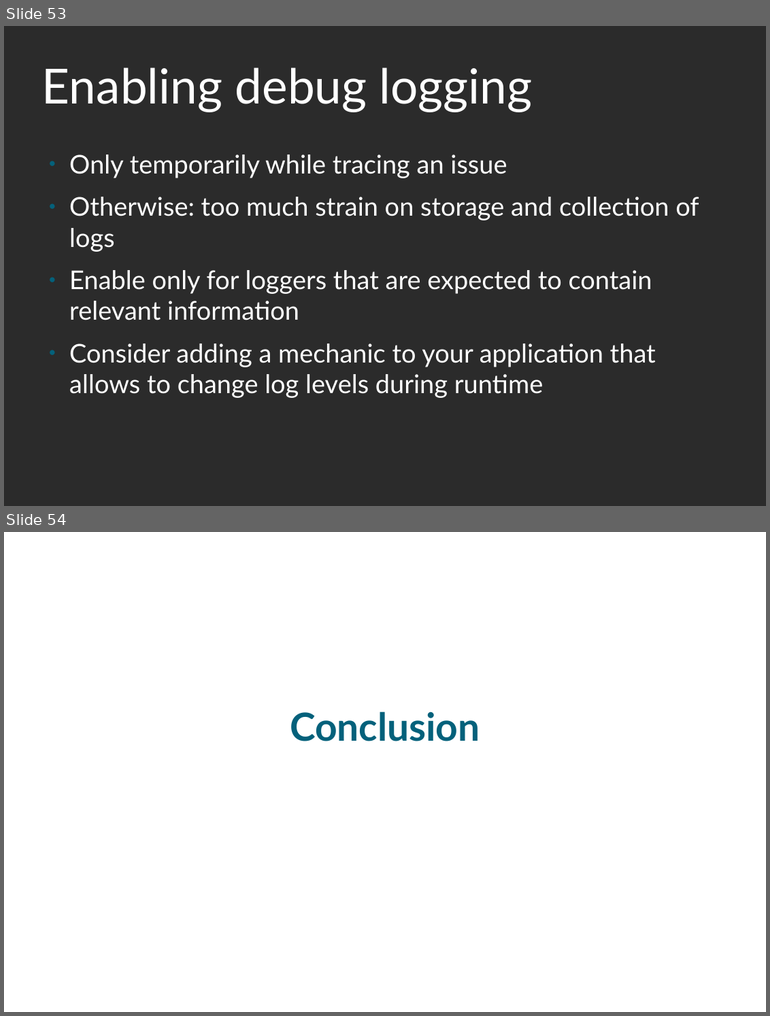
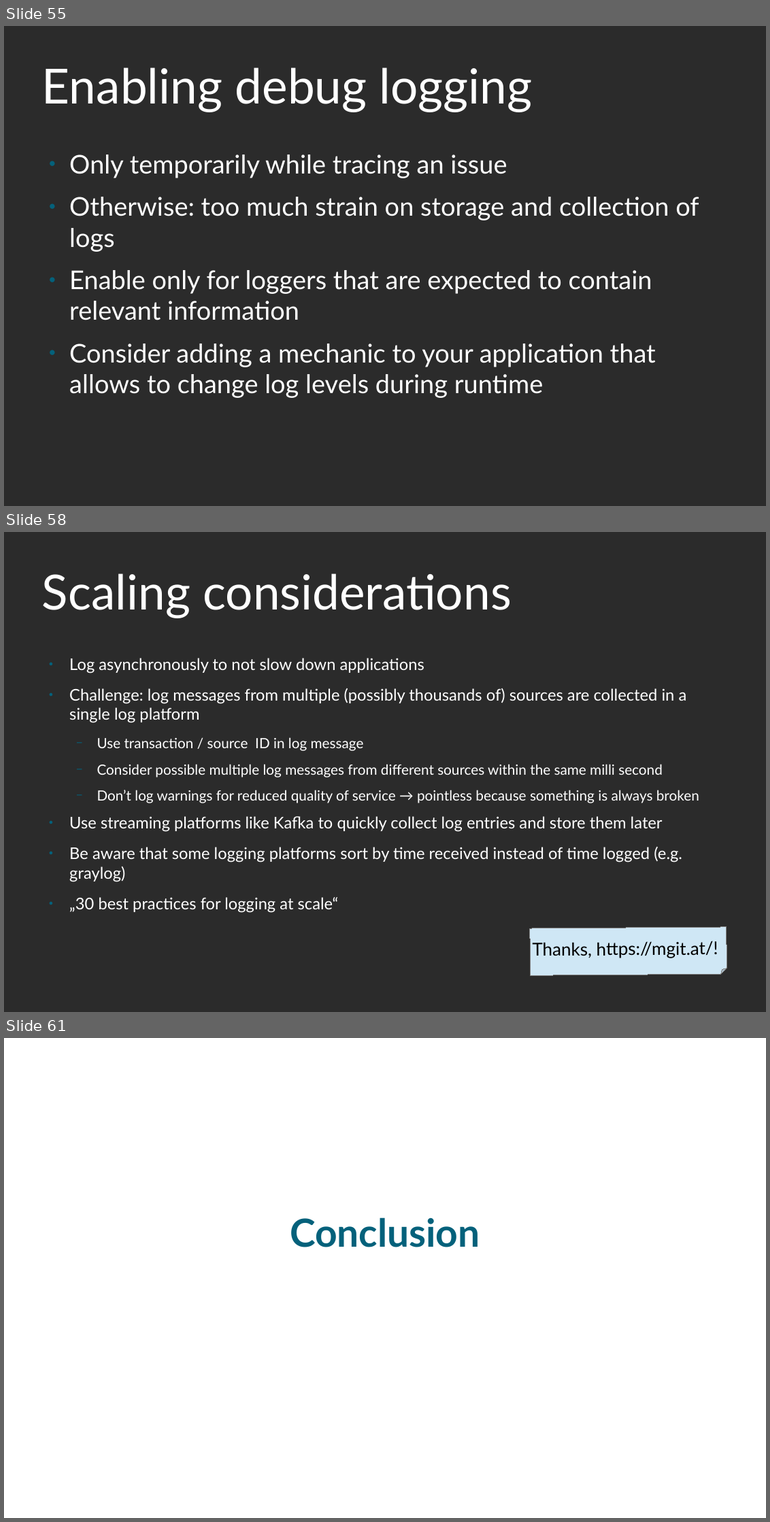
Before and after one commit to roskakori/talks, a slide deck: pygraz/helpful_logging_with_python/Helpful logging with Python.odp. Shown one above the other, each under a label of ours: slides 53 and 54 before the commit, slides 55, 58 and 61 after it; the slides between them are not shown. The pictures are 770x1016 and 770x1522 pixels, drawn with LibreOffice and Linux fonts; fonts in the diff are those of the drawing; background and template pictures are left out; a plain dark background stands for a picture behind light text. Boxes give left, top, right and bottom in pixels: in the first picture for what was removed or moved away, otherwise in the second. Text is boxed around its words. In the diff, an @@ line names an element or a change of style, - is before the commit and + after.

```diff
--- a/pygraz/helpful_logging_with_python/Helpful logging with Python.odp
+++ b/pygraz/helpful_logging_with_python/Helpful logging with Python.odp
@@ slide 58 added at (x1=4, y1=532, x2=766, y2=1012), background picture (left out) @@
@@ title added at (x1=42, y1=573, x2=511, y2=618), 60 pt, text #FFFFFF @@
+Scaling considerations
@@ text added at (x1=69, y1=658, x2=699, y2=913), 20 pt, text #FFFFFF @@
+● Log asynchronously to not slow down applications
+● Challenge: log messages from multiple (possibly thousands of) sources are collected in a single log platform
+  − Use transaction / source ID in log message
+  − Consider possible multiple log messages from different sources within the same milli second
+  − Don’t log warnings for reduced quality of service → pointless because something is always broken
+● Use streaming platforms like Kafka to quickly collect log entries and store them later
+● Be aware that some logging platforms sort by time received instead of time logged (e.g. graylog)
+● „30 best practices for logging at scale“
@@ folded corner added at (x1=530, y1=926, x2=727, y2=975), fill #CFE7F5, outline #808080 0 pt, 22 pt, text #000000 @@
+Thanks, https://mgit.at/!
@@ what was slide 53 is now slide 55 @@
@@ what was slide 54 is now slide 61 @@
```
Also in this commit, not shown: 16 slides changed, 6 other slides added, 6 other files.
